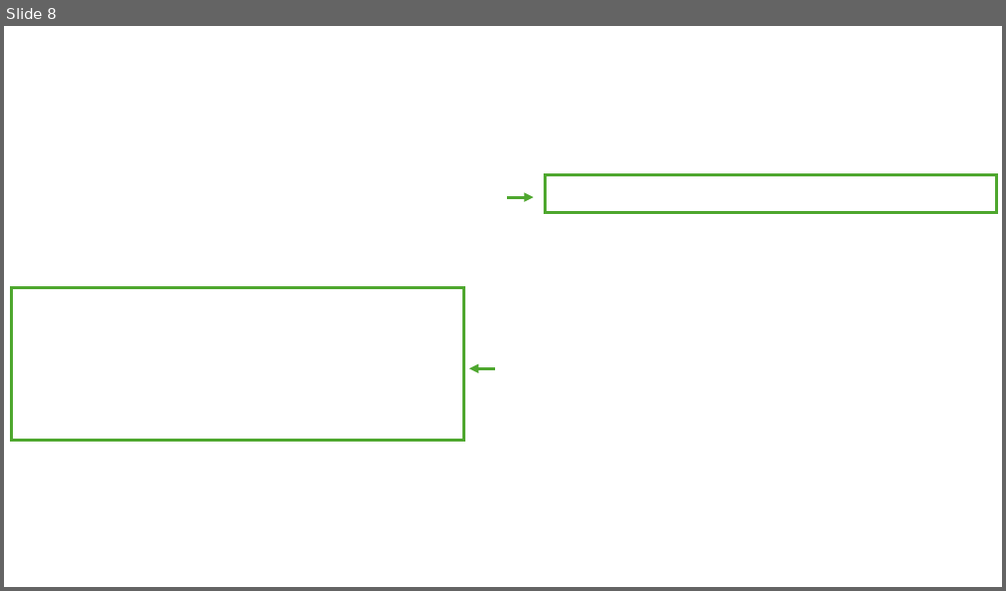
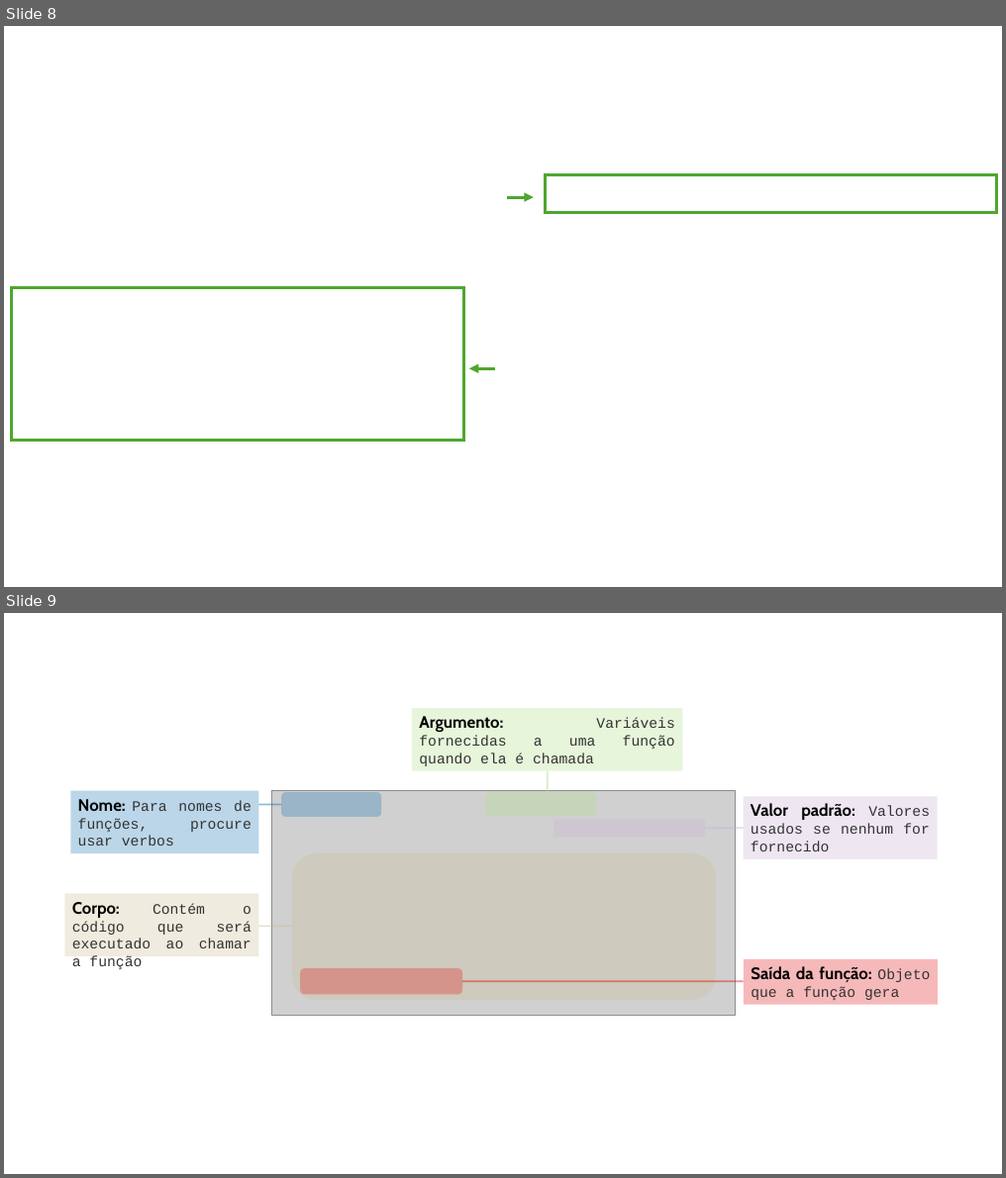
Before and after one commit to luifrancgom/estatistica-descritiva-R-1ed, a slide deck: images/000_edit_images.pptx. Shown one above the other, each under a label of ours: slide 8 before the commit, slides 8 and 9 after it. The pictures are 1006x591 and 1006x1178 pixels, drawn with LibreOffice and Linux fonts; fonts in the diff are those of the drawing; grey boxes stand for pictures; background and template pictures are left out. Boxes give left, top, right and bottom in pixels: in the first picture for what was removed or moved away, otherwise in the second. Text is boxed around its words. In the diff, an @@ line names an element or a change of style, - is before the commit and + after.

```diff
--- a/images/000_edit_images.pptx
+++ b/images/000_edit_images.pptx
@@ slide 9 added at (4,613,1002,1174), background #FFFFFF at 30% opacity @@
@@ group added at (64,708,938,1016): 5 rounded rectangles, 5 lines, 5 rectangles, 1 picture @@
+Nome: Para nomes de funções, procure usar verbos
+Corpo: Contém o código que será executado ao chamar a função
+Saída da função: Objeto que a função gera
+Argumento: Variáveis fornecidas a uma função quando ela é chamada
+Valor padrão: Valores usados se nenhum for fornecido
```
Also in this commit, not shown: 3 slides changed, 5 other slides added, 9 other files.
